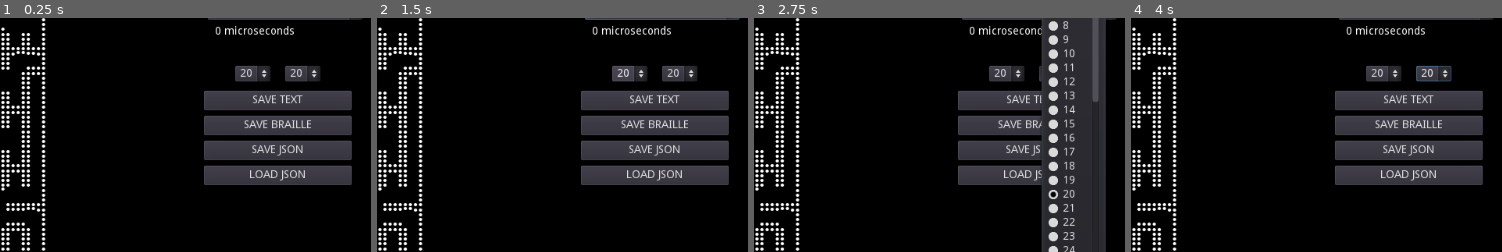
Above: before the commit, frames 1-4 (left to right).
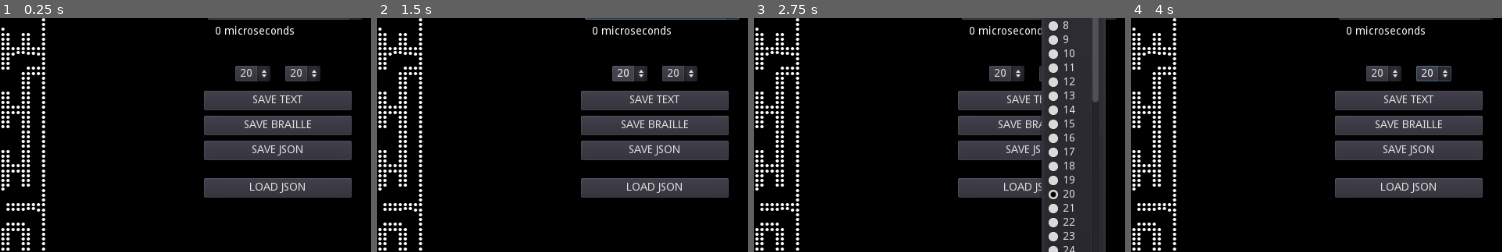
Above: after the commit, the same moments.

Repository: notnullgames/godot-maze
Game: Godot game, scene res://Demo.tscn
The game is run twice, just before and just after one commit, with the same random seed, the same clock (stepped at 60 frames per second) and the same inputs.
Inputs:
- Up to frame 1 (0.25 s): no input
- Up to frame 2 (1.5 s): click "Prim's algorithm" at 0.5 s; click "20" at 1.25 s
- Up to frame 3 (2.75 s): click "20" at 2 s
- Up to frame 4 (4 s): click "Prim's algorithm" at 2.75 s; click "20" at 3.5 s
The pictures show only the part of the screen within x 50-100%, y 16-66%; the shares and areas given below are measured in that part.

The runs differ from the first frame. In frame 1, 4.6% of the frame differs, in the area x 54-95%, y 62-77%; in frame 2, 4.6%; in frame 3, 2.6%; in frame 4, 4.6%.

Commit message:
better load json

Diff:
--- a/Demo.tscn
+++ b/Demo.tscn
@@ -88,7 +88,7 @@
 func _on_FileDialogJson_file_selected(path):
 	var file = File.new()
 	file.open(path, File.WRITE)
-	file.store_string(to_json({\"maze\": maze.maze}))
+	file.store_string(to_json({\"maze\": maze.maze, \"algo\": selected_algo }))
 	file.close()
 	print(path, \" saved.\")
 
@@ -97,6 +97,13 @@
 	file.open(path, File.READ)
 	var dict = JSON.parse(file.get_as_text()).result
 	file.close()
+	width = len(dict.maze[0])
+	height = len(dict.maze)
+	maze.width=width
+	maze.height = height
+	$OptionButtonHeight.select(height - size_start)
+	$OptionButtonWidth.select(width - size_start)
+	$OptionButtonAlgo.select(algo_keys.find(dict.algo))
 	maze.maze = dict.maze
 
 func _on_ButtonText_pressed():
@@ -222,9 +229,9 @@
 
 [node name="ButtonLoadJson" type="Button" parent="."]
 margin_left = 736.0
-margin_top = 288.0
-margin_right = 925.0
-margin_bottom = 313.0
+margin_top = 304.0
+margin_right = 925.0
+margin_bottom = 329.0
 text = "LOAD JSON"
 __meta__ = {
 "_edit_use_anchors_": false
